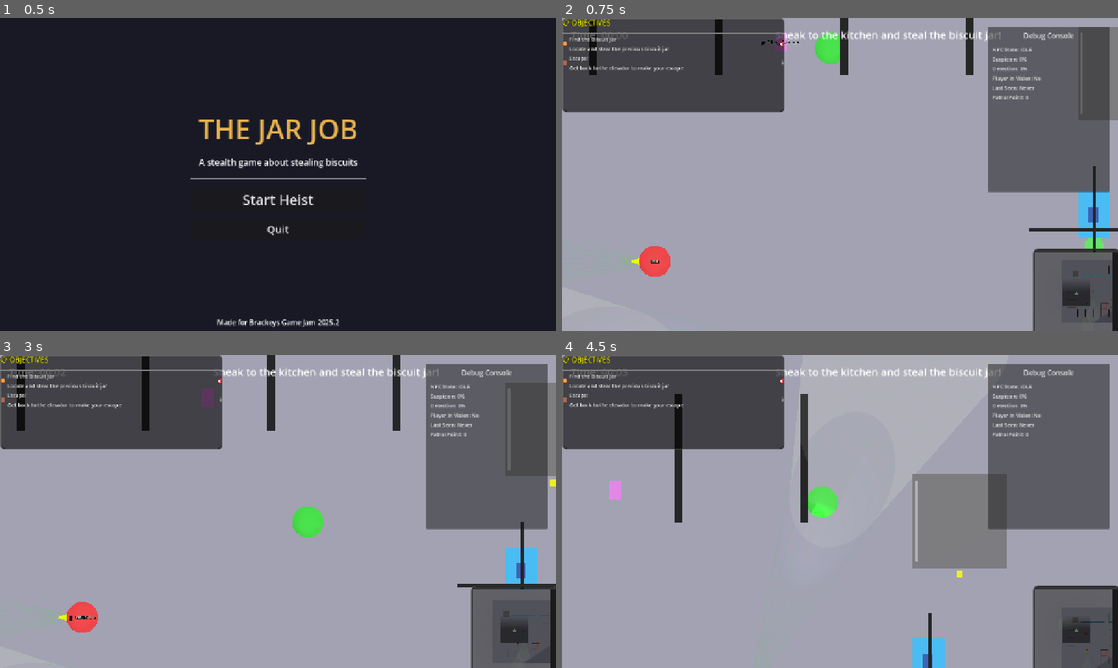
Above: before the commit, frames 1-4 (two rows, left to right).
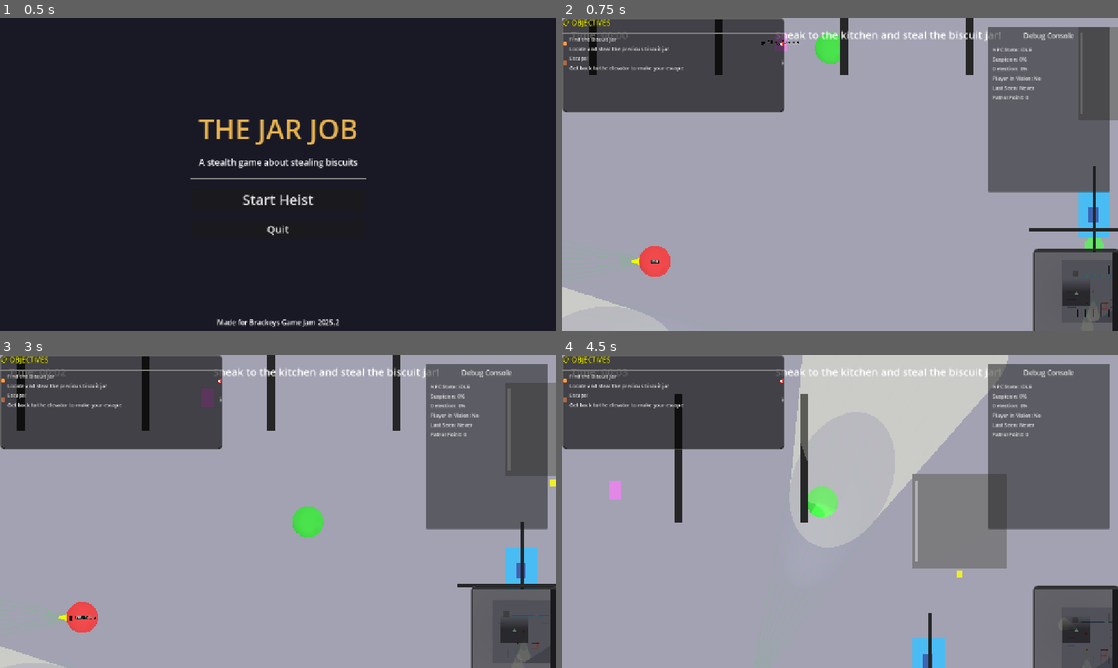
Above: after the commit, the same moments.

Repository: alanops/the-jar-job
Game: Godot game, scene res://scenes/main_menu.tscn
Two runs of this game, one before a commit and one after it. Both use one fixed random seed, a clock stepped at 60 frames per second and the inputs below.
Inputs:
- Up to frame 1 (0.5 s): no input
- Up to frame 2 (0.75 s): click "Start Heist" at 0.5 s
- Up to frame 3 (3 s): tap Enter at 1.25 s; hold Right (move_right) 1.28-2.03 s; hold Ctrl (crouch) 1.28-2.03 s; hold Down (move_backward) 2.03-2.78 s; tap E (interact) at 2.1 s; hold Right (move_right) from 2.78 s (still down); hold Shift (run) from 2.78 s (still down)
- Up to frame 4 (4.5 s): release Right (move_right) at 3.53 s; release Shift (run) at 3.53 s; hold Up (move_forward) 3.53-4.28 s; tap Ctrl (crouch) at 3.6 s; hold Left (move_left) from 4.28 s (still down); tap E (interact) at 4.35 s

Frame 1 is identical in both runs. In frame 2, 0.5% of the frame differs, in the area x 0-13%, y 86-96%; in frame 3, 0.3%; in frame 4, 8.8%, in the area x 41-81%, y 0-53%.

Commit message:
Make detection area fully visible with dynamic visualization
Visual enhancements:
- Increased vision cone opacity from 0.08 to 0.25 for better visibility
- Added VisionDebug node integration to NPC controller
- Created dynamic detection ray visualization system

Real-time detection rays:
- Shows 5 actual raycasts used for player detection (center, left, right, top, bottom)
- Green rays when not detecting, red rays when player detected
- Updates in real-time as NPC moves and rotates
- Rays appear from flashlight position to player body points

Static cone visualization:
- Semi-transparent cone mesh shows general detection area
- Ray lines show precise detection coverage
- Cone angle matches flashlight (25°) and range (15m)

Result: Players can now clearly see both the general detection zone (cone) and the exact detection rays being cast, making it obvious when they're about to be spotted.

Diff:
--- a/scenes/npc.tscn
+++ b/scenes/npc.tscn
@@ -24,7 +24,7 @@
 transparency = 1
 cull_mode = 2
 shading_mode = 0
-albedo_color = Color(1, 1, 0.8, 0.08)
+albedo_color = Color(1, 1, 0.8, 0.25)
 
 [sub_resource type="CylinderShape3D" id="CylinderShape3D_1"]
 height = 15.0
--- a/scripts/npc_controller.gd
+++ b/scripts/npc_controller.gd
@@ -44,6 +44,7 @@
 @onready var raycast: RayCast3D = $RayCast3D
 @onready var state_label: Label3D = $StateLabel
 @onready var flashlight: SpotLight3D = $Flashlight
+@onready var vision_debug: Node3D = $VisionDebug
 
 # State Management
 var current_state: NPCState = NPCState.PATROL
@@ -365,6 +366,10 @@
 		if _raycast_to_point(flashlight_pos, point):
 			hits += 1
 
+	# Visualize detection rays if vision_debug exists
+	if vision_debug and vision_debug.has_method("show_detection_rays"):
+		vision_debug.show_detection_rays(flashlight_pos, hit_points, hits >= 2)
+
 	# Debug output to help troubleshoot
 	if distance < 3.0:  # Only debug close encounters
 		print("Debug - Distance: ", distance, " Angle: ", angle_to_player, " Hits: ", hits, "/", hit_points.size())
--- a/scripts/vision_debug.gd
+++ b/scripts/vision_debug.gd
@@ -76,3 +76,35 @@
 	cone_range = range_val
 	if show_debug_rays:
 		_create_debug_rays()
+
+var detection_rays: Array[MeshInstance3D] = []
+
+func show_detection_rays(from_pos: Vector3, target_points: Array, is_detecting: bool):
+	# Clear existing detection rays
+	for ray in detection_rays:
+		if ray:
+			ray.queue_free()
+	detection_rays.clear()
+
+	# Create material based on detection state
+	var material = StandardMaterial3D.new()
+	if is_detecting:
+		material.albedo_color = Color(1, 0, 0, 0.8)  # Red when detecting
+	else:
+		material.albedo_color = Color(0, 1, 0, 0.5)  # Green when not detecting
+	material.shading_mode = BaseMaterial3D.SHADING_MODE_UNSHADED
+	material.vertex_color_use_as_albedo = true
+	material.transparency = BaseMaterial3D.TRANSPARENCY_ALPHA
+
+	# Create lines for each detection ray
+	for target in target_points:
+		var local_from = to_local(from_pos)
+		var local_to = to_local(target)
+
+		var line_mesh = _create_line_mesh(local_from, local_to)
+		var ray_instance = MeshInstance3D.new()
+		ray_instance.mesh = line_mesh
+		ray_instance.material_override = material
+
+		add_child(ray_instance)
+		detection_rays.append(ray_instance)
